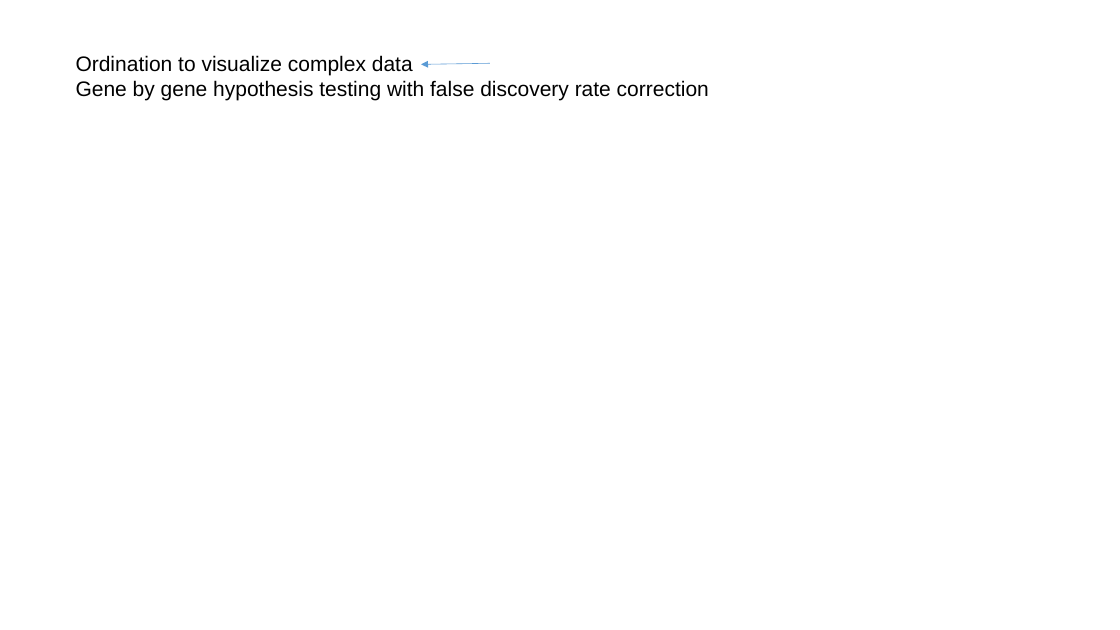
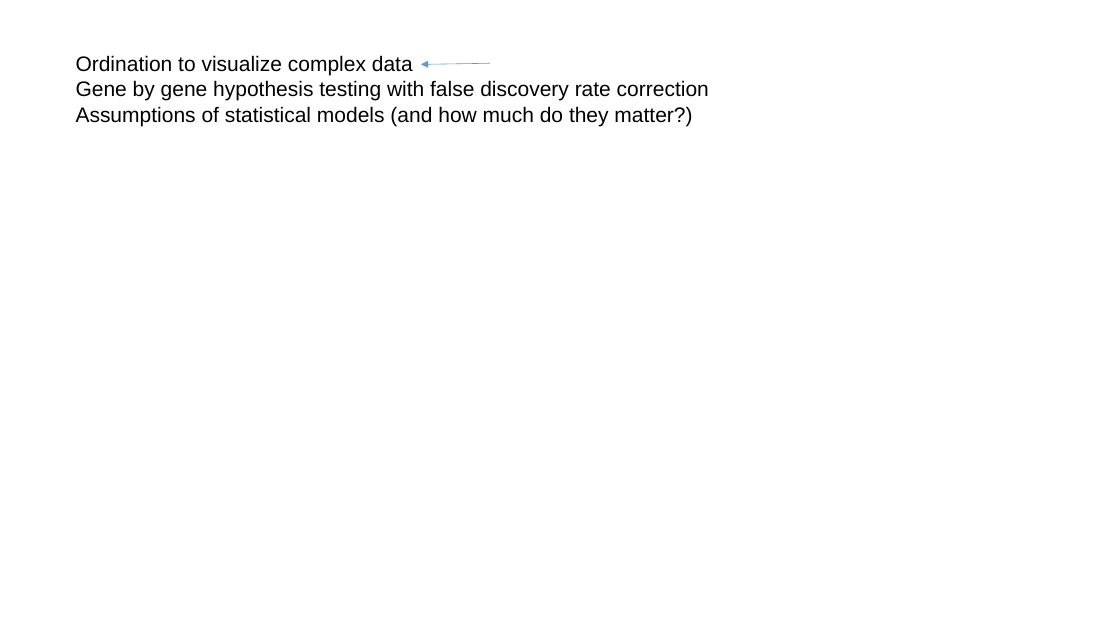
Before and after one commit to afodor/afodor.github.io, a slide deck: slide 1 of classes/ChapelHill2016/ChapelHillWorkshop_Fodor.pptx. Drawn at 1120x630 pixels with LibreOffice and Linux fonts; fonts in the diff are those of the drawing. Boxes give left, top, right and bottom in pixels: in the first picture for what was removed or moved away, otherwise in the second. Text is boxed around its words. In the diff, an @@ line names an element or a change of style, - is before the commit and + after.

Commit message:
add normality assumptions

```diff
--- a/classes/ChapelHill2016/ChapelHillWorkshop_Fodor.pptx
+++ b/classes/ChapelHill2016/ChapelHillWorkshop_Fodor.pptx
@@ text at <box>76,106,692,126</box>: paragraph added @@
+Assumptions of statistical models (and how much do they matter?)
```
Also in this commit, not shown: 5 other slides changed, 16 slides added.
